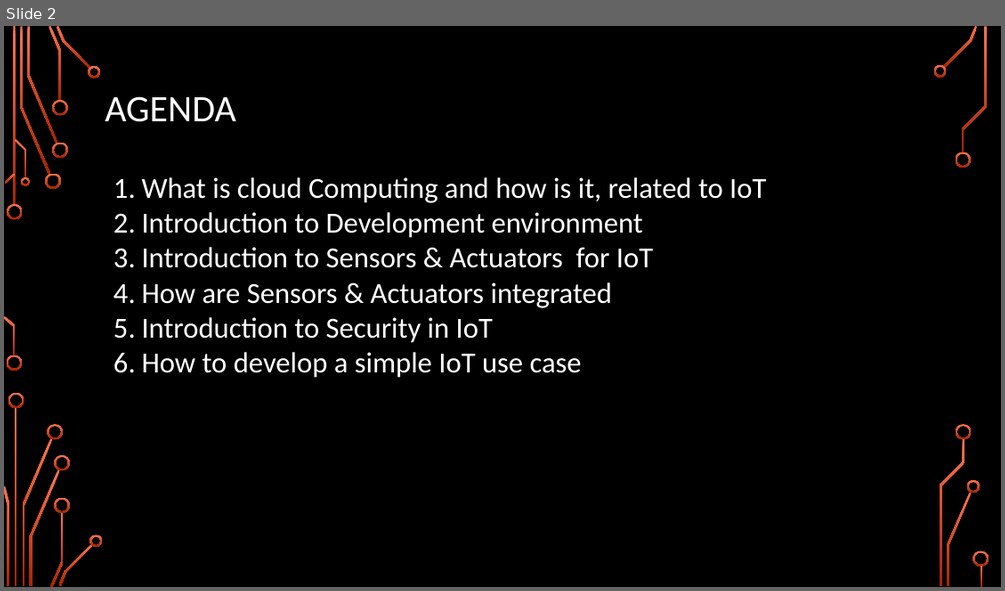
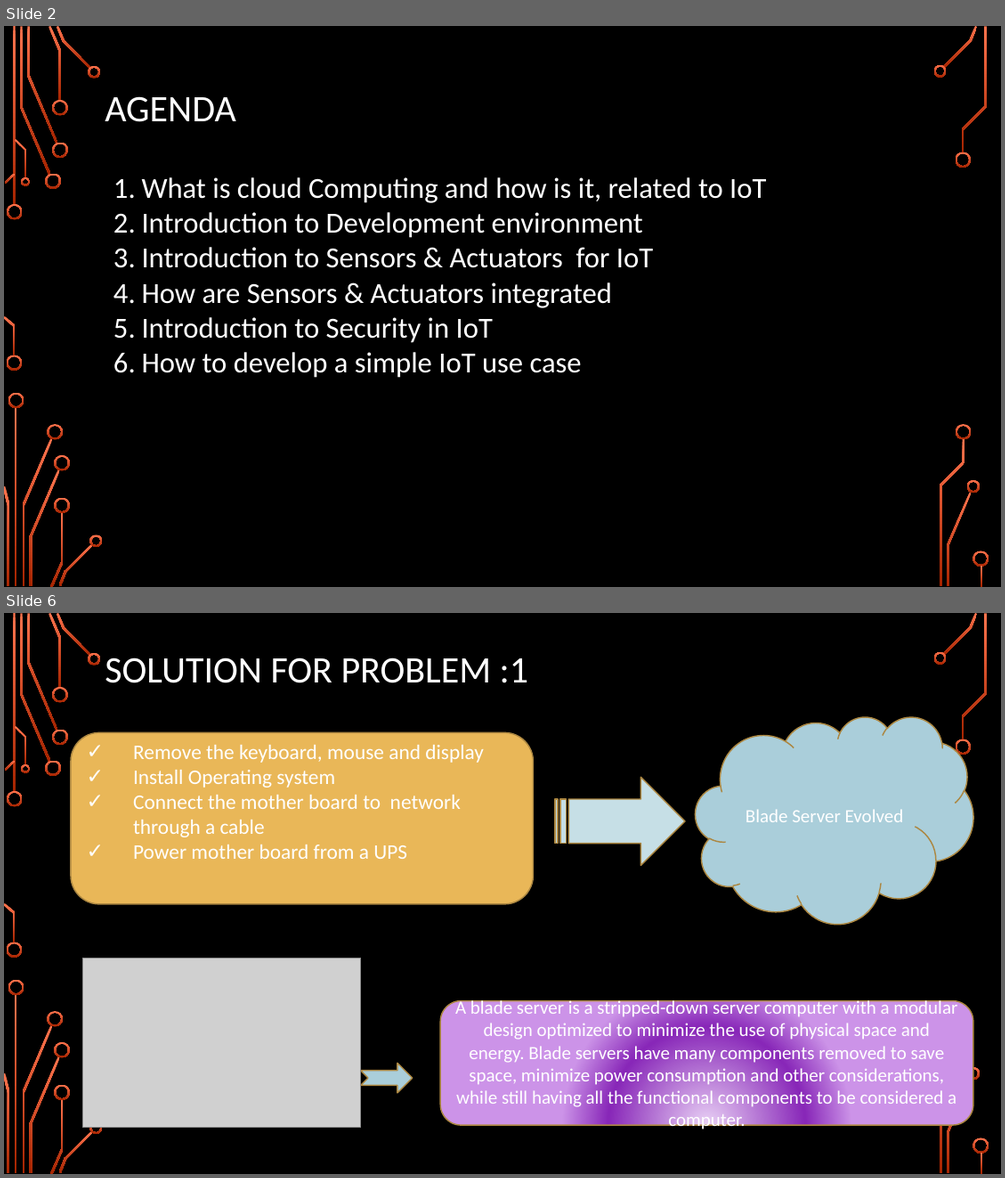
Before and after one commit to girishsukukumar/IoTWorkshop, a slide deck: Module-2.pptx. Shown one above the other, each under a label of ours: slide 2 before the commit, slides 2 and 6 after it; the slides between them are not shown. The pictures are 1005x591 and 1005x1178 pixels, drawn with LibreOffice and Linux fonts; fonts in the diff are those of the drawing; grey boxes stand for pictures; background and template pictures are left out. Boxes give left, top, right and bottom in pixels: in the first picture for what was removed or moved away, otherwise in the second. Text is boxed around its words. In the diff, an @@ line names an element or a change of style, - is before the commit and + after.

```diff
--- a/Module-2.pptx
+++ b/Module-2.pptx
@@ slide 6 added at [4, 613, 1001, 1174], background picture (left out); not listed: 36 template elements that a slide beside it also shows @@
@@ title added at [105, 657, 528, 683], 36 pt, text #FFFFFF @@
+SOLUTION FOR PROBLEM :1
@@ cloud added at [696, 716, 974, 924], fill #AACEDA, outline #AC8741 1.25 pt, 18 pt, text #FFFFFF @@
+Blade Server Evolved
@@ rounded rectangle added at [71, 732, 533, 904], fill #E9B758, outline #AC8741 1.25 pt, 20 pt, text #FFFFFF @@
+✓ Remove the keyboard, mouse and display
+✓ Install Operating system
+✓ Connect the mother board to network through a cable
+✓ Power mother board from a UPS
@@ striped right arrow added at [555, 777, 685, 865], fill #C6DFE6, outline #AC8741 1.25 pt @@
@@ picture added at [82, 957, 361, 1127] @@
@@ rounded rectangle added at [441, 1001, 974, 1126], fill gradient #E9D1F5 to #8827B8 to #CC93E8, outline #AC8741 1.25 pt, 18 pt, text #FFFFFF @@
+A blade server is a stripped-down server computer with a modular design optimized to minimize the use of physical space and energy. Blade servers have many components removed to save space, minimize power consumption and other considerations, while still having all the functional components to be considered a computer.
@@ notched right arrow added at [361, 1063, 413, 1093], fill #AACEDA, outline #AC8741 1.25 pt @@
```
Also in this commit, not shown: 3 slides changed, 9 other slides added, 27 slides removed.
